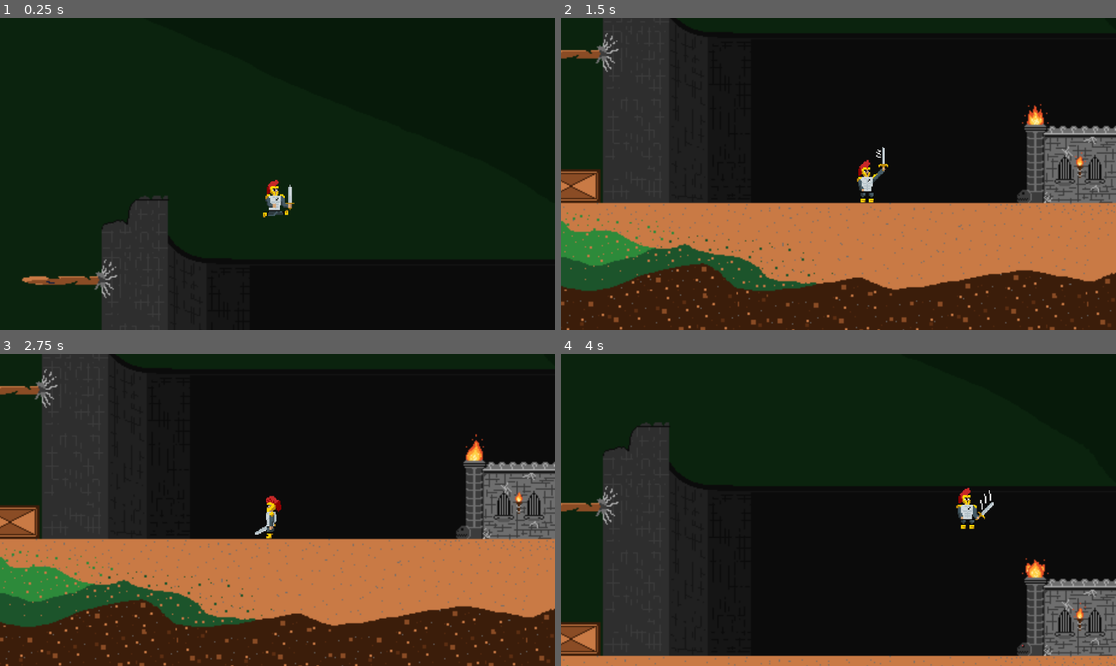
Above: before the commit, frames 1-4 (two rows, left to right).
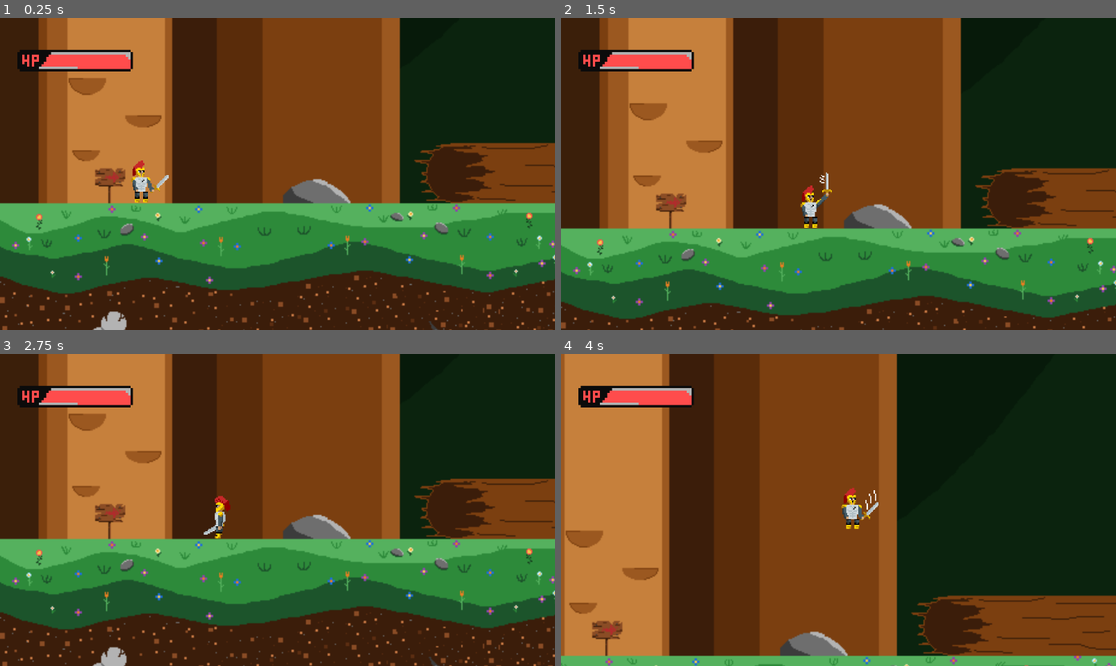
Above: after the commit, the same moments.

Repository: Eric-NS/KhaosDoom-Remaster
Game: Godot game, scene res://scenes/stage1.tscn
Two runs of this game, one before a commit and one after it. Both use one fixed random seed, a clock stepped at 60 frames per second and the inputs below. The project has no main scene, so this scene is started directly.
Inputs:
- Up to frame 1 (0.25 s): no input
- Up to frame 2 (1.5 s): hold W (jump) 0.53-1.28 s; hold D (right) from 0.53 s (still down); tap P (melee) at 1.35 s
- Up to frame 3 (2.75 s): tap W (jump) at 1.52, 1.55, 1.82 s; release D (right) at 2.03 s; hold A (left) from 2.03 s (still down); hold W (jump) from 2.03 s (still down); tap Q (special) at 2.1 s
- Up to frame 4 (4 s): release A (left) at 2.78 s; release W (jump) at 2.78 s; hold D (right) from 2.78 s (still down); tap W (jump) at 2.85, 3.02, 3.32 s; hold W (jump) from 3.53 s (still down); tap P (melee) at 3.6 s

The runs differ from the first frame. In frame 1, 87% of the frame differs, in the area x 0-100%, y 0-100%; in frame 2, 80%; in frame 3, 73%; in frame 4, 69%.

Commit message:
agregue barra de vida
tambien trate de agregar que tiemble la camara pero no me salio

Diff:
--- a/objects/archer.tscn
+++ b/objects/archer.tscn
@@ -204,6 +204,7 @@
 gravity = 1000.0
 jump_force = 460.0
 min_jump = 10.0
+hp = 15
 
 [node name="Sprite2D" type="Sprite2D" parent="." unique_id=1711605660]
 texture_filter = 1
--- a/objects/golem.tscn
+++ b/objects/golem.tscn
@@ -204,6 +204,7 @@
 gravity_max = 3200.0
 jump_force = 450.0
 min_jump = 10.0
+hp = 30
 
 [node name="Sprite2D" type="Sprite2D" parent="." unique_id=1711605660]
 texture_filter = 1
--- /dev/null
+++ b/objects/hud.tscn
@@ -0,0 +1,91 @@
+[gd_scene format=3 uid="uid://cv3vthpyiqk04"]
+
+[ext_resource type="Script" uid="uid://cbqfl6mam2i8g" path="res://scripts/hp-barra.gd" id="1_iin16"]
+[ext_resource type="Texture2D" uid="uid://bin2m8nxu8m20" path="res://sprites/Barra de Vida.png" id="1_l1st6"]
+[ext_resource type="Shader" uid="uid://75hr18ghge3q" path="res://sprites/hp.gdshader" id="2_mmcdi"]
+
+[sub_resource type="ShaderMaterial" id="ShaderMaterial_48bpw"]
+shader = ExtResource("2_mmcdi")
+shader_parameter/hit_effect = 0.0
+shader_parameter/shake_intensity = 3.0
+shader_parameter/flash_speed = 30.0
+shader_parameter/flash_color = Color(0.7019608, 0.7019608, 0.7019608, 1)
+
+[sub_resource type="Animation" id="Animation_iin16"]
+length = 0.001
+tracks/0/type = "value"
+tracks/0/imported = false
+tracks/0/enabled = true
+tracks/0/path = NodePath("ColorRect:color")
+tracks/0/interp = 1
+tracks/0/loop_wrap = true
+tracks/0/keys = {
+"times": PackedFloat32Array(0),
+"transitions": PackedFloat32Array(1),
+"update": 0,
+"values": [Color(1, 0.29803923, 0.29803923, 1)]
+}
+
+[sub_resource type="Animation" id="Animation_mmcdi"]
+resource_name = "low"
+loop_mode = 1
+tracks/0/type = "value"
+tracks/0/imported = false
+tracks/0/enabled = true
+tracks/0/path = NodePath("ColorRect:color")
+tracks/0/interp = 1
+tracks/0/loop_wrap = true
+tracks/0/keys = {
+"times": PackedFloat32Array(0, 0.5, 1),
+"transitions": PackedFloat32Array(1, 1, 1),
+"update": 0,
+"values": [Color(1, 0.29803923, 0.29803923, 1), Color(0.7019608, 0.7019608, 0.7019608, 1), Color(1, 0.29803923, 0.29803923, 1)]
+}
+
+[sub_resource type="Animation" id="Animation_48bpw"]
+resource_name = "normal"
+tracks/0/type = "value"
+tracks/0/imported = false
+tracks/0/enabled = true
+tracks/0/path = NodePath("ColorRect:color")
+tracks/0/interp = 1
+tracks/0/loop_wrap = true
+tracks/0/keys = {
+"times": PackedFloat32Array(0),
+"transitions": PackedFloat32Array(1),
+"update": 0,
+"values": [Color(1, 0.29803923, 0.29803923, 1)]
+}
+
+[sub_resource type="AnimationLibrary" id="AnimationLibrary_etayn"]
+_data = {
+&"RESET": SubResource("Animation_iin16"),
+&"low": SubResource("Animation_mmcdi"),
+&"normal": SubResource("Animation_48bpw")
+}
+
+[node name="Hud" type="CanvasLayer" unique_id=814100021]
+layer = 2
+
+[node name="hp" type="Node2D" parent="." unique_id=121145149]
+script = ExtResource("1_iin16")
+
+[node name="ColorRect" type="ColorRect" parent="hp" unique_id=1736888414]
+material = SubResource("ShaderMaterial_48bpw")
+offset_left = 85.99997
+offset_top = 71.0
+offset_right = 131.9627
+offset_bottom = 78.0
+scale = Vector2(4.025, 5)
+color = Color(1, 0.29803923, 0.29803923, 1)
+
+[node name="AnimationPlayer" type="AnimationPlayer" parent="hp/ColorRect" unique_id=1433438449]
+root_node = NodePath("../..")
+libraries/ = SubResource("AnimationLibrary_etayn")
+
+[node name="Sprite2D" type="Sprite2D" parent="hp" unique_id=1480947379]
+z_index = 1
+texture_filter = 1
+position = Vector2(156, 91)
+scale = Vector2(5, 5)
+texture = ExtResource("1_l1st6")
--- a/objects/warrior.tscn
+++ b/objects/warrior.tscn
@@ -2,6 +2,7 @@
 
 [ext_resource type="Script" uid="uid://uchfd56g70ew" path="res://scripts/player.gd" id="1_6h4xy"]
 [ext_resource type="Texture2D" uid="uid://dobdu0knssn75" path="res://sprites/warrior.png" id="1_kwi0q"]
+[ext_resource type="PackedScene" uid="uid://cv3vthpyiqk04" path="res://objects/hud.tscn" id="3_ng6a1"]
 
 [sub_resource type="RectangleShape2D" id="RectangleShape2D_6h4xy"]
 size = Vector2(16, 30)
@@ -226,6 +227,7 @@
 speed_max = 200.0
 gravity = 1000.0
 jump_force = 450.0
+max_hp = 20
 
 [node name="Sprite2D" type="Sprite2D" parent="." unique_id=1711605660]
 texture_filter = 1
@@ -270,12 +272,11 @@
 position_smoothing_enabled = true
 position_smoothing_speed = 10.0
 
-[node name="Camera2D2" type="Camera2D" parent="." unique_id=2044764958]
-zoom = Vector2(2.5, 2.5)
-limit_left = 0
-limit_right = 3000
-position_smoothing_enabled = true
-position_smoothing_speed = 10.0
+[node name="Hud" parent="." unique_id=814100021 instance=ExtResource("3_ng6a1")]
+
+[node name="Camaravibrar" type="Timer" parent="." unique_id=1439956780]
+wait_time = 0.1
+one_shot = true
 
 [connection signal="area_entered" from="Hitbox" to="." method="_on_hitbox_area_entered"]
 [connection signal="animation_finished" from="AnimationTree" to="." method="_on_animation_tree_animation_finished"]
--- a/project.godot
+++ b/project.godot
@@ -22,6 +22,7 @@
 
 Player=""
 enemy=""
+agua=""
 
 [input]
 
--- a/scenes/stage1.tscn
+++ b/scenes/stage1.tscn
@@ -285,7 +285,7 @@
 position = Vector2(-2.5, 2)
 shape = SubResource("RectangleShape2D_cr1p7")
 
-[node name="agua" type="Area2D" parent="Colisiones" unique_id=907998075 groups=["enemy"]]
+[node name="agua" type="Area2D" parent="Colisiones" unique_id=907998075 groups=["agua"]]
 position = Vector2(783, 647)
 collision_layer = 2
 collision_mask = 2
@@ -321,4 +321,4 @@
 position = Vector2(1791, 592)
 
 [node name="Warrior" parent="." unique_id=1710311515 instance=ExtResource("14_003fr")]
-position = Vector2(2720, 406)
+position = Vector2(119, 610)
--- /dev/null
+++ b/scripts/hp-barra.gd
@@ -0,0 +1,36 @@
+extends Node2D
+
+var hp : float
+var aux1 #verifica la vida del frame anterior
+var aux2 = 0 #para el shader
+var player
+var max_hp
+
+func _ready():
+	player = get_parent().get_parent()
+	aux1 = player.max_hp
+	max_hp = player.max_hp
+
+func _process(delta):
+
+	if player.hp > max_hp/2:
+		$ColorRect/AnimationPlayer.play("normal")
+	else:
+		$ColorRect/AnimationPlayer.play("low")
+		if player.hp < max_hp/4:
+			$ColorRect/AnimationPlayer.speed_scale = 1.0
+		else:
+			$ColorRect/AnimationPlayer.speed_scale = 0.5
+	if aux1 != player.hp:
+		hp = float(player.hp * 4.025) / float(max_hp)
+		$ColorRect.scale = Vector2(hp, 5)
+		aux1 = player.hp
+		#print(hp)
+		var mat := $ColorRect.material as ShaderMaterial
+		mat.set_shader_parameter("hit_effect", 1.0)
+		aux2 = 15
+	if aux2 > 0:
+		aux2 -= 1
+	else:
+		var mat := $ColorRect.material as ShaderMaterial
+		mat.set_shader_parameter("hit_effect", 0.0)
--- a/scripts/player.gd
+++ b/scripts/player.gd
@@ -7,22 +7,27 @@
 @export var jump_force = 600.0
 @export var min_jump = 20.0
 @export var desaceleration = 1700.0
+@export var max_hp = 100
+var hp
 var state = "idle"
 var dead = false
 
 func _ready():
 	velocity = Vector2.ZERO #le da una velocidad inicial de 0
+	hp = max_hp
 
 func recoil():
 	if $Sprite2D.flip_h == false:
 		velocity.x -= (30 * speed) / 7
 	else:
 		velocity.x += (30 * speed) / 7
-	if is_on_floor():
-		velocity.y -= jump_force
-	else:
-		velocity.y -= jump_force * 1.3
 
+#func vibrar_camara():
+	#var mat := $Camera2D.material as ShaderMaterial
+	#mat.set_shader_parameter("ShakeStrength", 10.0)
+	#$Camaravibrar.start()
+	#await $Camaravibrar.timeout
+	#mat.set_shader_parameter("ShakeStrength", 0.0)
 
 func _on_jump_height_timeout():
 	if (not Input.is_action_pressed("jump")):
@@ -117,11 +122,10 @@
 		velocity.x = clamp(velocity.x, -speed_max, speed_max)
 		#lo ponemos aca para que sea mas importante y eso
 
-		#if PlayerStats.hp <= 0:
-			#PlayerStats.hp = 0
-			#dead = true
+		if hp <= 0:
+			dead = true
 			#state = "death"
-			#$AnimationTree.stop()
+			$AnimationTree.stop()
 			#on_death()
 
 
@@ -143,11 +147,15 @@
 
 
 func _on_hitbox_area_entered(area: Area2D) -> void:
-	if area.is_in_group("enemy") && dead != true && state!="ouch":
+	if (area.is_in_group("enemy") or area.is_in_group("agua")) && dead != true && state!="ouch":
 		state = "ouch"
 
 		#print(hp)
 		recoil()
+		#vibrar_camara()
+		if area.is_in_group("agua"):
+			velocity.y -= jump_force * 1.3
+			hp -= 3
 
 
 
--- /dev/null
+++ b/sprites/camara.gdshader
@@ -0,0 +1,17 @@
+shader_type canvas_item;
+uniform float ShakeStrength = 0;
+uniform vec2 FactorA  = vec2(100.0,100.0);
+uniform vec2 FactorB  = vec2(1.0,1.0);
+uniform vec2 magnitude = vec2(0.01,0.01);
+uniform sampler2D SCREEN_TEXTURE : hint_screen_texture, filter_linear_mipmap;
+
+void fragment() {
+    vec2 uv = SCREEN_UV;
+	uv -= 0.5;
+    uv *= 1.0 - 2.0 * magnitude.x;
+    uv += 0.5;
+	vec2 dt = vec2(0.0, 0.0);
+	dt.x = sin(TIME * FactorA.x+FactorB.x) * magnitude.x;
+	dt.y = cos(TIME *FactorA.y+ FactorB.y) * magnitude.y;
+	COLOR = texture(SCREEN_TEXTURE,uv + (dt*ShakeStrength));
+}
--- /dev/null
+++ b/sprites/hp.gdshader
@@ -0,0 +1,38 @@
+shader_type canvas_item;
+
+uniform float hit_effect : hint_range(0,1) = 0.0;
+uniform float shake_intensity = 10.0;
+uniform float flash_speed = 30.0;
+uniform vec4 flash_color : source_color = vec4(1.0, 0.0, 0.0, 1.0);
+
+float rand(vec2 co) {
+    return fract(sin(dot(co, vec2(12.9898,78.233))) * 43758.5453);
+}
+
+void vertex() {
+    if (hit_effect > 0.0) {
+        float time = TIME * 30.0;
+        vec2 random_offset = vec2(
+            rand(vec2(time, 0.0)) * 2.0 - 1.0,
+            rand(vec2(time, 10.0)) * 2.0 - 1.0
+        );
+        VERTEX += random_offset * shake_intensity * hit_effect;
+    }
+}
+
+void fragment() {
+    vec4 original_color = COLOR;
+
+    if (hit_effect > 0.0) {
+        float flash = sin(TIME * flash_speed) * 0.5 + 0.5;
+        flash *= original_color.a;
+
+        vec4 final_color = mix(original_color, flash_color, flash);
+        final_color = mix(original_color, final_color, hit_effect);
+        final_color.a = original_color.a;
+
+        COLOR = final_color;
+    } else {
+        COLOR = original_color;
+    }
+	}
Not shown, added: scripts/hp-barra.gd.uid
Binary file added: sprites/Barra de Vida.png
Not shown, added: sprites/Barra de Vida.png.import
Not shown, added: sprites/camara.gdshader.uid
Not shown, added: sprites/hp.gdshader.uid
